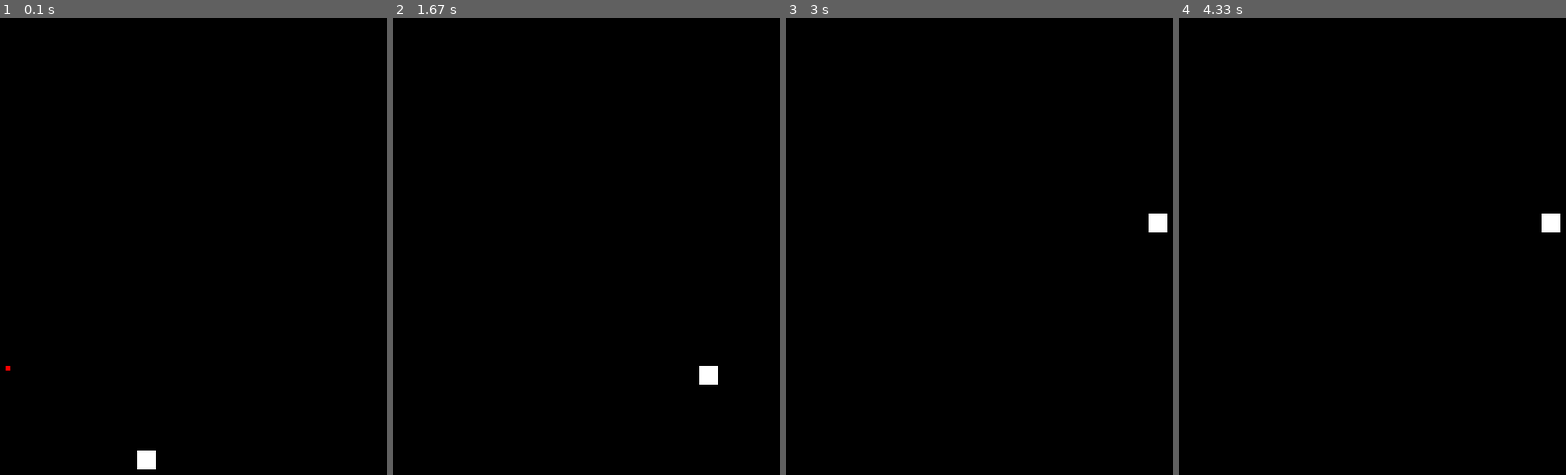
Above: before the commit, frames 1-4 (left to right).
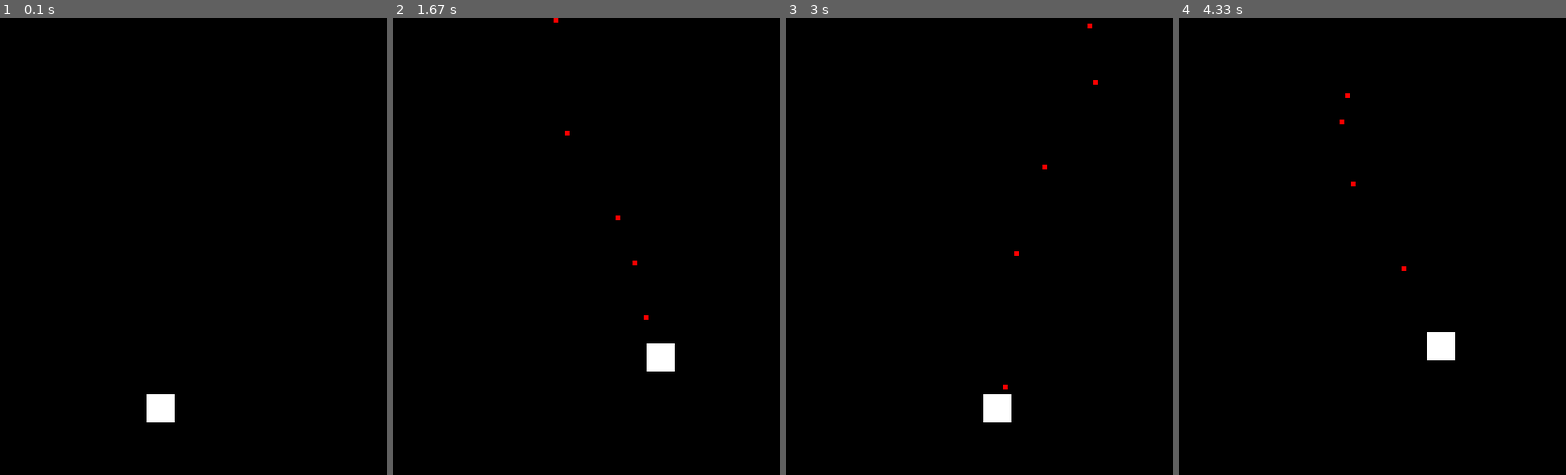
Above: after the commit, the same moments.

Repository: charlie-ccw/Pygame-project
Game: pygame game, started from cs coding.py
The game is run twice, just before and just after one commit, with the same random seed, the same clock (stepped at 60 frames per second) and the same inputs.
Inputs:
- Up to frame 1 (0.1 s): no input
- Up to frame 2 (1.67 s): tap Space at 0.33, 0.73, 1.03, 1.23, 1.57 s; hold D 0.67-1.13 s; hold W 1.17-1.47 s; hold D from 1.5 s (still down)
- Up to frame 3 (3 s): tap Space at 1.87, 2.07, 2.37, 2.63, 2.97 s; release D at 1.97 s; hold A 2-2.53 s; hold S 2.57-2.87 s; hold A from 2.9 s (still down)
- Up to frame 4 (4.33 s): tap Space at 3.27, 3.4, 3.8, 4.1 s; release A at 3.3 s; hold W 3.33-3.7 s; hold D from 3.73 s (still down)

The runs differ from the first frame. In frame 1, 0.7% of the frame differs, in the area x 1-46%, y 76-99%; in frame 2, 0.7%, in the area x 41-84%, y 0-81%; in frame 3, 0.7%; in frame 4, 0.7%.

Commit message:
Update cs coding.py

Diff:
--- a/cs coding.py
+++ b/cs coding.py
@@ -6,15 +6,46 @@
 GREEN = (0, 255, 0)
 RED = (255, 0, 0)
 
-# here define the player's plane
-def draw_stick_figure(screen,x,y):
-    pygame.draw.rect(screen,WHITE,[x-10,y-10,20,20],20)
+
 
 pygame.init()
  # Set the width and height of the screen [width, height]
 size = (700, 500)
 screen = pygame.display.set_mode(size)
 pygame.display.set_caption("Charlie's 'bullet hell'")
+
+
+
+class Plane(pygame.sprite.Sprite):
+    def __init__(self,x,y):
+
+        super().__init__()
+        self.image = pygame.Surface([30,30])
+        self.image.fill(WHITE)
+        self.rect = self.image.get_rect()
+        self.rect.x=x
+        self.rect.y=y
+
+    def update(self):
+        if self.rect.x <= 730 and self.rect.x >= 0:
+            #self.rect.x += -1
+            self.rect.x += x_speed
+        if self.rect.y <= 530 and self.rect.y >= 0:
+            #self.rect.y += -1
+            self.rect.y += y_speed
+        if self.rect.x<0:
+            self.rect.x=0
+        if self.rect.x>670:
+            self.rect.x=670
+        if self.rect.y<0:
+            self.rect.y=0
+        if self.rect.y>470:
+            self.rect.y=470
+        print(self.rect.x)
+        print(self.rect.y)
+
+myplane = Plane(350,400)
+
 
 
 class Bullet(pygame.sprite.Sprite):
@@ -34,20 +65,19 @@
         # Automatically called when we need to move the block.
         self.rect.y -= 5
 
-mybullet = Bullet(200,400)
+
 
 all_sprites_list = pygame.sprite.Group()
 
-all_sprites_list.add(mybullet)
 
-# set up the coordinate of x and y
-x_coord = 350
-y_coord = 470
+all_sprites_list.add(myplane)
+
+
 # set up the speed of x and y
-x_speed1 = 0
-x_speed2 = 0
-y_speed1 = 0
-y_speed2 = 0
+x_speed = 0
+
+y_speed = 0
+
 
 
  # Loop until the user clicks the close button.
@@ -65,13 +95,17 @@
         # here we give the speed
         if event.type == pygame.KEYDOWN:
             if event.key == pygame.K_a:
-                x_speed2 = -3
+                x_speed = -3
             if event.key == pygame.K_d:
-                x_speed1 = 3
+                x_speed = 3
             if event.key == pygame.K_w:
-                y_speed2 = -3
+                y_speed = -3
             if event.key == pygame.K_s:
-                y_speed1 = 3
+                y_speed = 3
+            if event.key==pygame.K_SPACE:
+                mybullet = Bullet(myplane.rect.x+15,myplane.rect.y)
+                all_sprites_list.add(mybullet)
+
 
         if event.type == pygame.KEYUP:
             if event.key == pygame.K_a:
@@ -82,20 +116,10 @@
                 y_speed = 0
             if event.key == pygame.K_s:
                 y_speed = 0
-    # here add the speed to object
-    if x_coord > 20:
-        x_coord += x_speed2
-    if x_coord < 680:
-        x_coord += x_speed1
-    if y_coord > 20:
-        y_coord += y_speed2
-    if y_coord < 480:
-        y_coord += y_speed1
+
     # Here, we clear the screen to black
     screen.fill(BLACK)
 
-    # draw the player's plane
-    draw_stick_figure(screen,x_coord,y_coord)
 
     # mybullet update here and redraw
     all_sprites_list.update()
